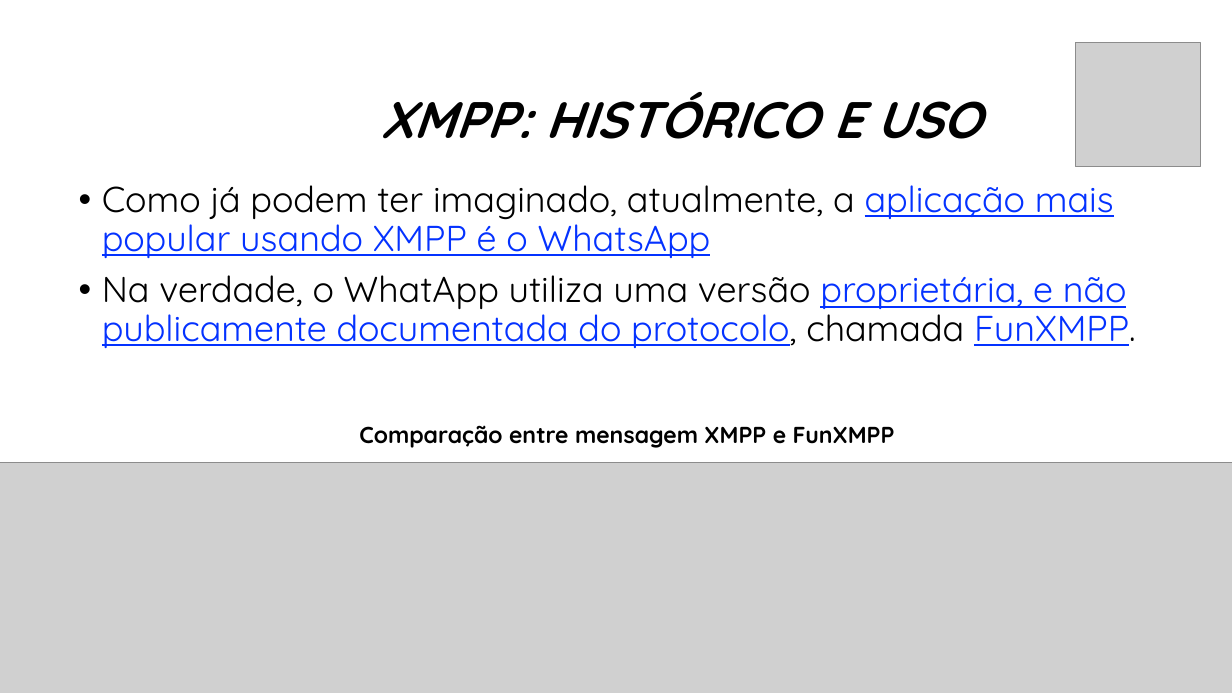
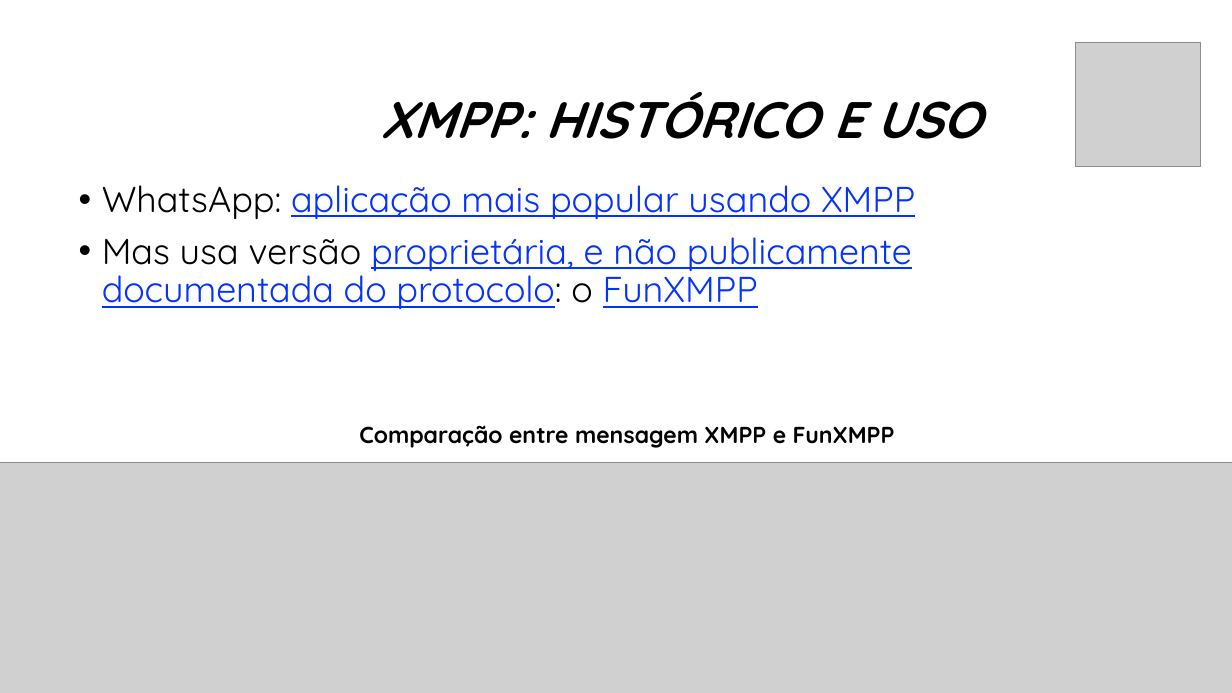
Before and after one commit to manoelcampos/sd-xmpp-chat-client, a slide deck: slide 6 of xmpp.pptx. Drawn at 1232x693 pixels with LibreOffice and Linux fonts; fonts in the diff are those of the drawing; grey boxes stand for pictures; background and template pictures are left out. Boxes give left, top, right and bottom in pixels: in the first picture for what was removed or moved away, otherwise in the second. Text is boxed around its words. In the diff, an @@ line names an element or a change of style, - is before the commit and + after.

Commit message:
Atualiza slides XMPP

```diff
--- a/xmpp.pptx
+++ b/xmpp.pptx
@@ text at <box>102,185,915,309</box>: text changed @@
-• Como já podem ter imaginado, atualmente, a aplicação mais popular usando XMPP é o WhatsApp
-• Na verdade, o WhatApp utiliza uma versão proprietária, e não publicamente documentada do protocolo, chamada FunXMPP.
+• WhatsApp: aplicação mais popular usando XMPP
+• Mas usa versão proprietária, e não publicamente documentada do protocolo: o FunXMPP
```
Also in this commit, not shown: 18 other slides changed, 1 slide added.
